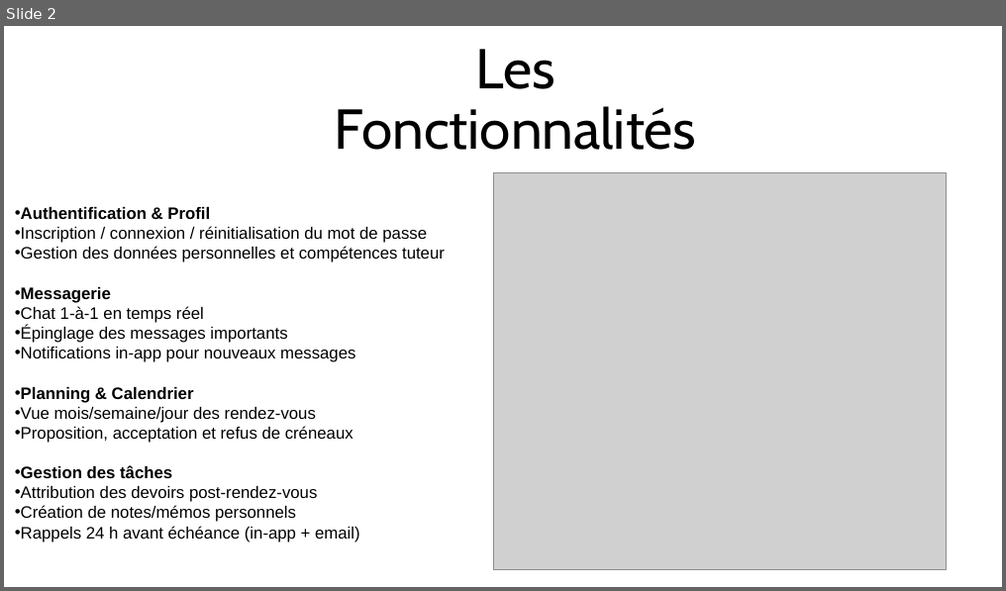
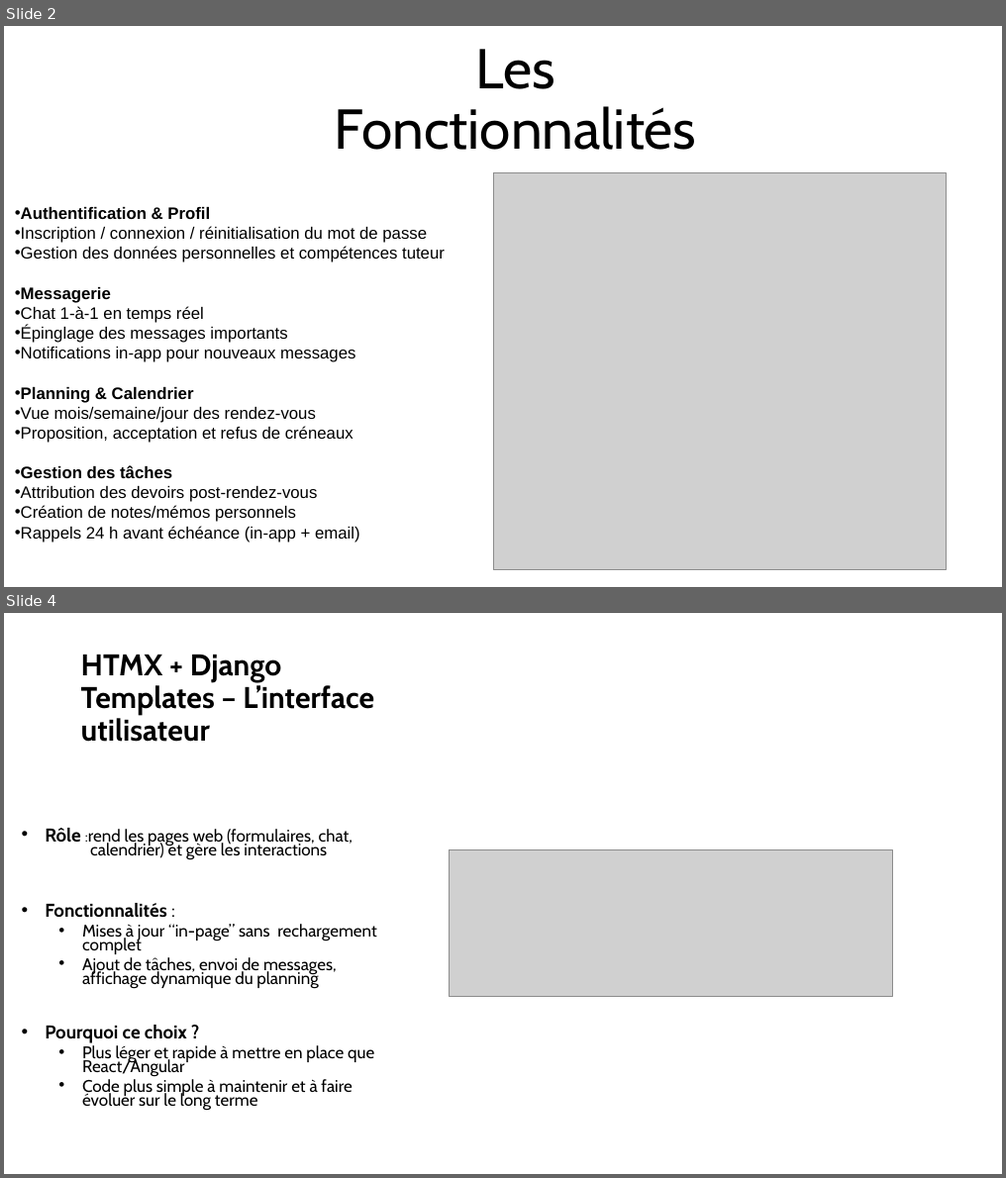
Before and after one commit to bastien06150/HomeSkolar-, a slide deck: Maingaud_Bastien_Presentation_16062025.pptx. Shown one above the other, each under a label of ours: slide 2 before the commit, slides 2 and 4 after it; the slides between them are not shown. The pictures are 1006x591 and 1006x1178 pixels, drawn with LibreOffice and Linux fonts; fonts in the diff are those of the drawing; grey boxes stand for pictures. Boxes give left, top, right and bottom in pixels: in the first picture for what was removed or moved away, otherwise in the second. Text is boxed around its words. In the diff, an @@ line names an element or a change of style, - is before the commit and + after.

Commit message:
Mise à jour : modif présentation, suppression ancien backlog, ajout nouveau backlog et dossier HomeSkolar

```diff
--- a/Maingaud_Bastien_Presentation_16062025.pptx
+++ b/Maingaud_Bastien_Presentation_16062025.pptx
@@ slide 4 added at box(4, 613, 1002, 1174), background #FFFFFF @@
@@ title added at box(81, 654, 374, 742), 28.8 pt, text #000000, bold @@
+HTMX + Django Templates – L’interface utilisateur
@@ text added at box(45, 828, 376, 1111), 16.1 pt, text #000000 @@
+• Rôle :rend les pages web (formulaires, chat, calendrier) et gère les interactions
+• Fonctionnalités :
+  • Mises à jour “in-page” sans rechargement complet
+  • Ajout de tâches, envoi de messages, affichage dynamique du planning
+• Pourquoi ce choix ?
+  • Plus léger et rapide à mettre en place que React/Angular
+  • Code plus simple à maintenir et à faire évoluer sur le long terme
@@ picture added at box(449, 851, 892, 996) @@
```
Also in this commit, not shown: 1 slide changed, 1 other slide added, 4 other files.
